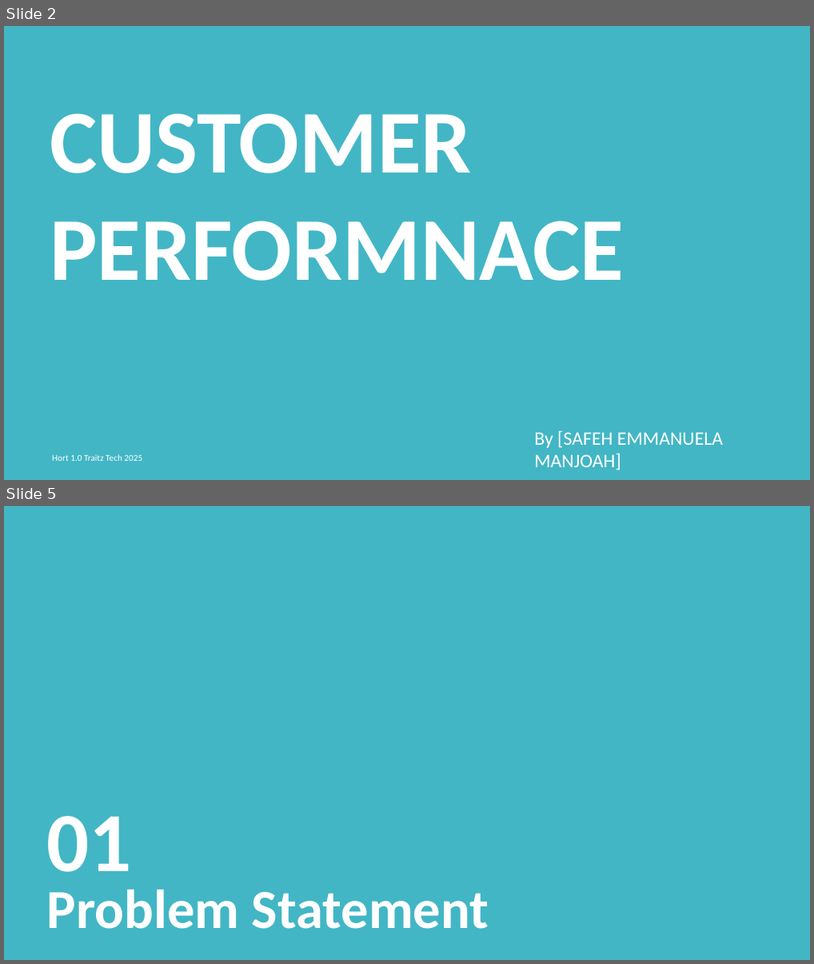
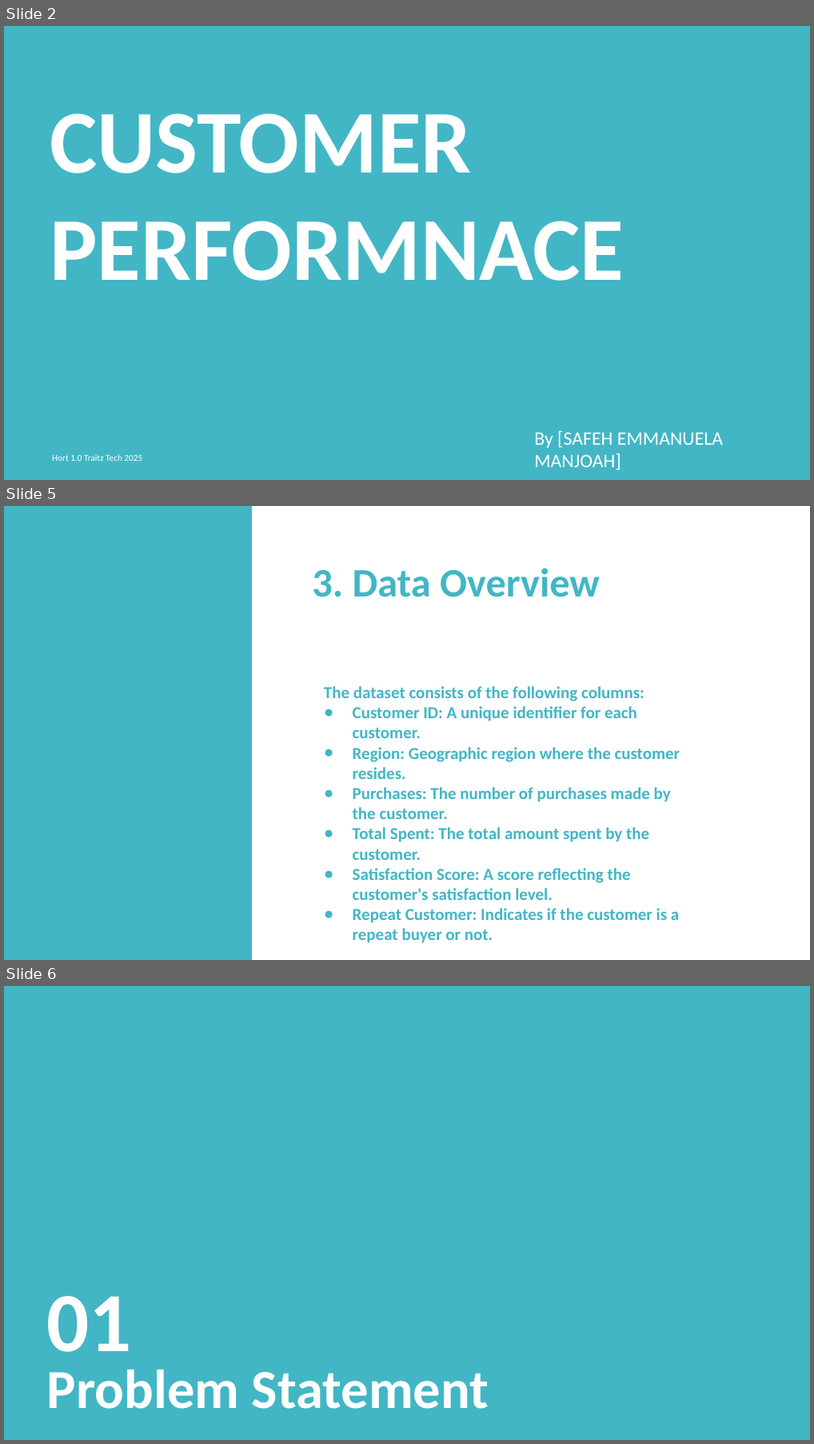
Before and after one commit to SafehEmmanuela/Final-Project, a slide deck: Traitz Tech Internship Project Presentation Template[1].pptx. Shown one above the other, each under a label of ours: slides 2 and 5 before the commit, slides 2, 5 and 6 after it; the slides between them are not shown. The pictures are 814x964 and 814x1444 pixels, drawn with LibreOffice and Linux fonts; fonts in the diff are those of the drawing. Boxes give left, top, right and bottom in pixels: in the first picture for what was removed or moved away, otherwise in the second. Text is boxed around its words. In the diff, an @@ line names an element or a change of style, - is before the commit and + after.

```diff
--- a/Traitz Tech Internship Project Presentation Template[1].pptx
+++ b/Traitz Tech Internship Project Presentation Template[1].pptx
@@ slide 5 added at (x1=4, y1=506, x2=810, y2=960), background #FFFFFF @@
@@ rectangle added at (x1=4, y1=506, x2=252, y2=959), fill #42B6C5 @@
@@ text added at (x1=312, y1=568, x2=600, y2=597), 36 pt, text #42B6C5, bold @@
+3. Data Overview
@@ text added at (x1=324, y1=686, x2=681, y2=943), 15 pt, text #42B6C5, bold @@
+The dataset consists of the following columns:
+● Customer ID: A unique identifier for each customer.
+● Region: Geographic region where the customer resides.
+● Purchases: The number of purchases made by the customer.
+● Total Spent: The total amount spent by the customer.
+● Satisfaction Score: A score reflecting the customer's satisfaction level.
+● Repeat Customer: Indicates if the customer is a repeat buyer or not.
@@ what was slide 5 is now slide 6 @@
```
Also in this commit, not shown: 2 other slides added, 2 slides removed, 1 other file.
